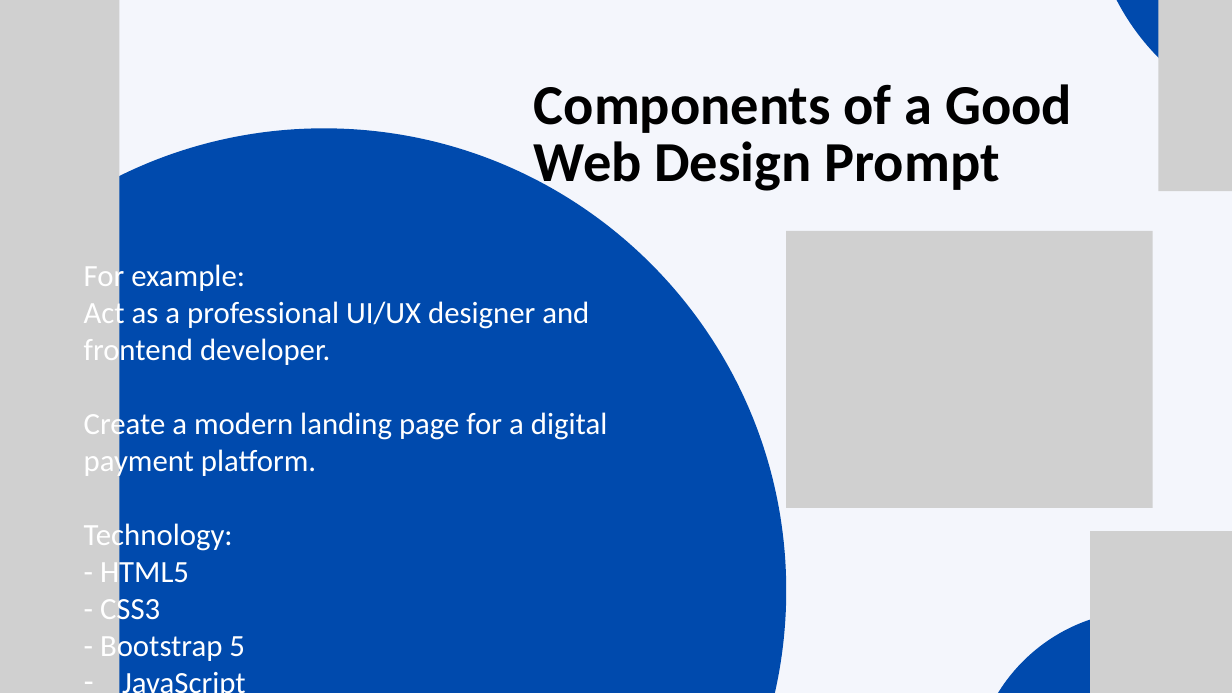
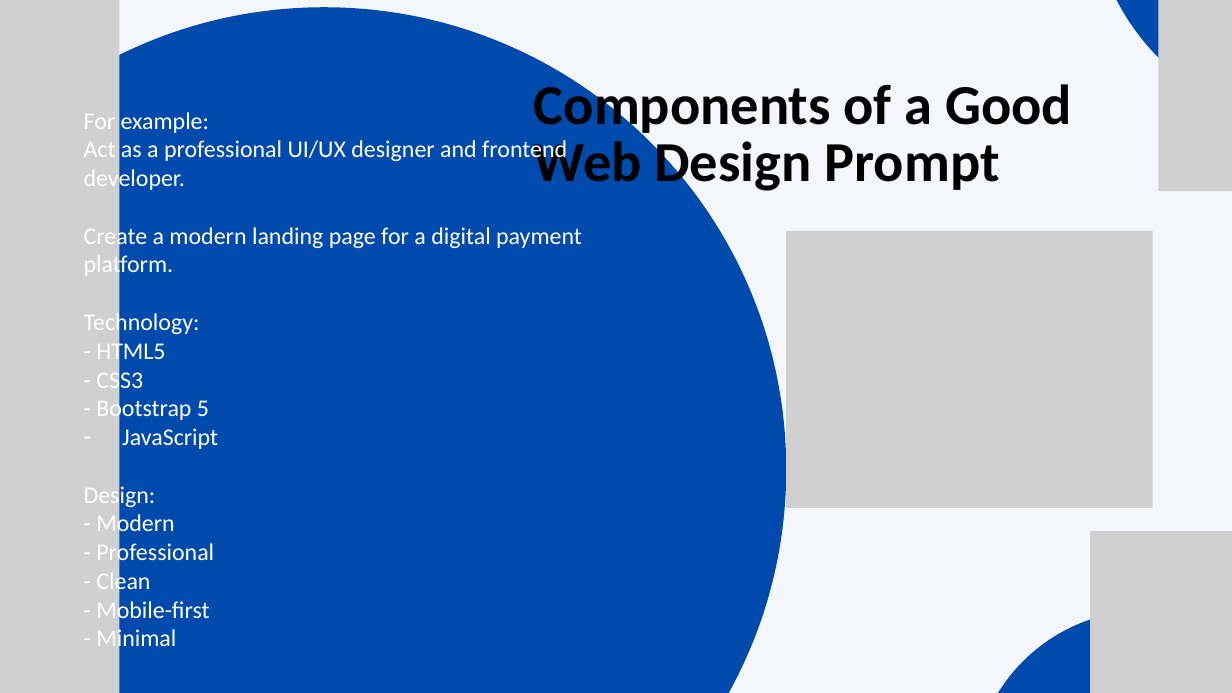
Before and after one commit to mikechuks/reseller-app, a slide deck: slide 11 of modules/AI WEBSITE DESIGN.pptx. Drawn at 1232x693 pixels with LibreOffice and Linux fonts; fonts in the diff are those of the drawing; grey boxes stand for pictures. Boxes give left, top, right and bottom in pixels: in the first picture for what was removed or moved away, otherwise in the second. Text is boxed around its words. In the diff, an @@ line names an element or a change of style, - is before the commit and + after.

```diff
--- a/modules/AI WEBSITE DESIGN.pptx
+++ b/modules/AI WEBSITE DESIGN.pptx
@@ freeform shape: place and size @@
-freeform shape at (0, 128, 787, 693)
+freeform shape at (0, 7, 787, 693)
@@ text "For example:": place and size @@
-text "For example:" at (84, 261, 607, 664)
+text "For example:" at (84, 112, 582, 653)
@@ text "For example:" at (84, 112, 582, 653): size 36 to 28 pt @@
```
Also in this commit, not shown: 5 other slides changed, 20 other files.
